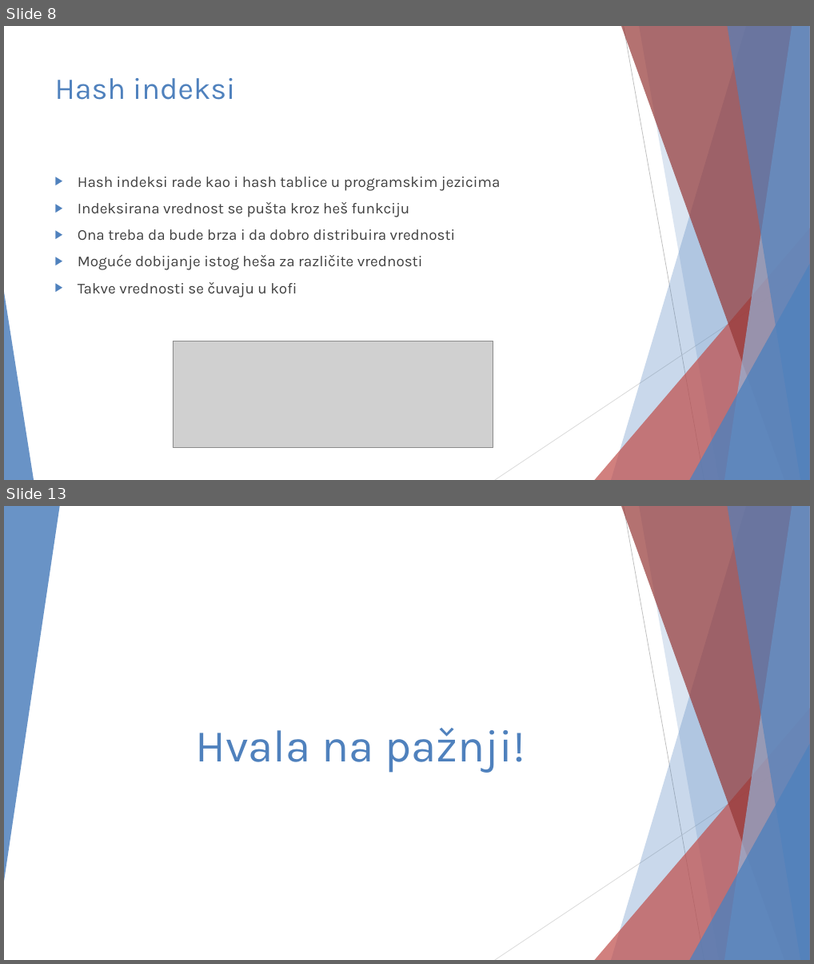
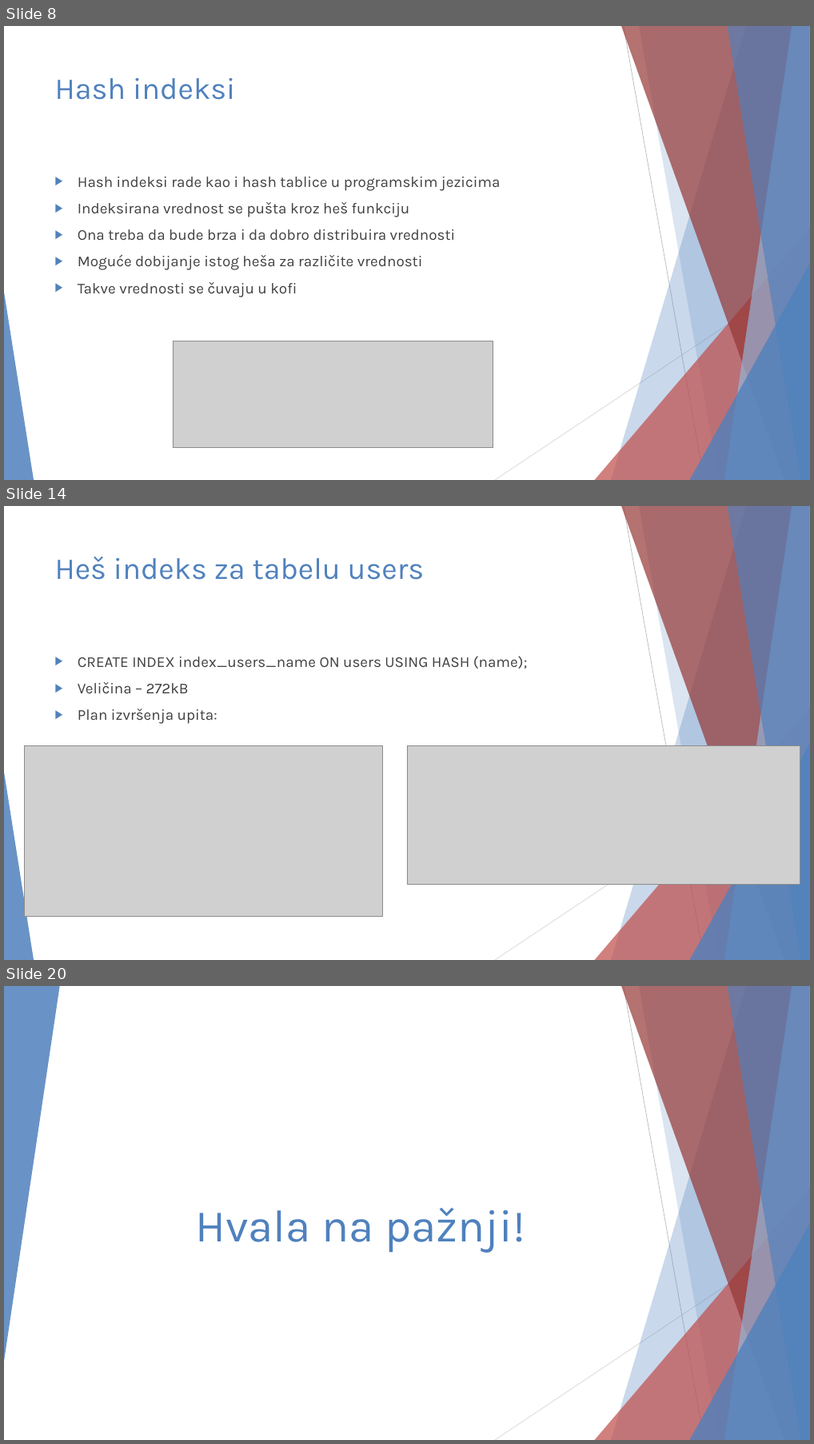
Before and after one commit to JKostov/dbms-1, a slide deck: docs/PostgreSQL - Julije Kostov 1026.pptx. Shown one above the other, each under a label of ours: slides 8 and 13 before the commit, slides 8, 14 and 20 after it; the slides between them are not shown. The pictures are 814x964 and 814x1444 pixels, drawn with LibreOffice and Linux fonts; fonts in the diff are those of the drawing; grey boxes stand for pictures. Boxes give left, top, right and bottom in pixels: in the first picture for what was removed or moved away, otherwise in the second. Text is boxed around its words. In the diff, an @@ line names an element or a change of style, - is before the commit and + after.

```diff
--- a/docs/PostgreSQL - Julije Kostov 1026.pptx
+++ b/docs/PostgreSQL - Julije Kostov 1026.pptx
@@ slide 14 added at [4,506,810,960], background #FFFFFF; not listed: 10 template elements that a slide beside it also shows @@
@@ title added at [55,556,425,580], 36 pt, text #4F81BD @@
+Heš indeks za tabelu users
@@ text added at [78,656,528,724], 18 pt, text #404040 @@
+▶ CREATE INDEX index_users_name ON users USING HASH (name);
+▶ Veličina – 272kB
+▶ Plan izvršenja upita:
@@ picture added at [24,745,382,916] @@
@@ picture added at [407,745,801,884] @@
@@ what was slide 13 is now slide 20 @@
```
Also in this commit, not shown: 2 slides changed, 8 other slides added, 2 slides removed, 1 other file.
